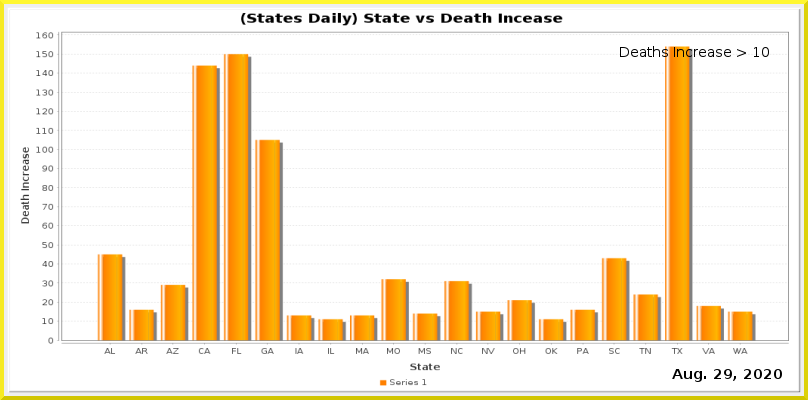
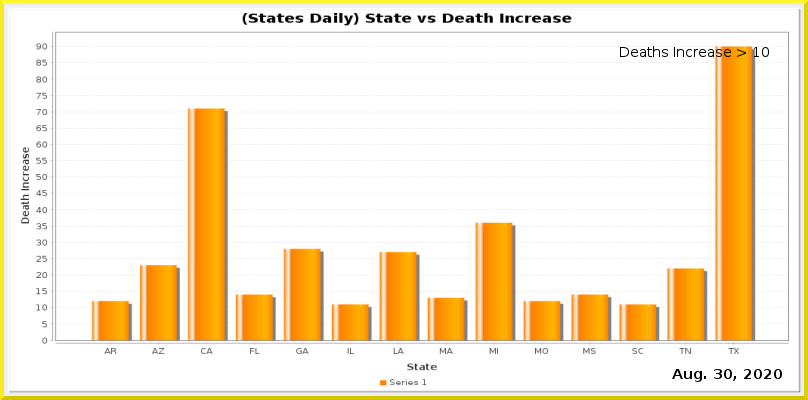
Two versions of the same layered image (w=808, h=400). Layer-by-layer changes:
painted on "Current Date" over [714, 369, 732, 379]
painted on "Date_vs_TestIncrease.png" over [36, 12, 789, 371]
